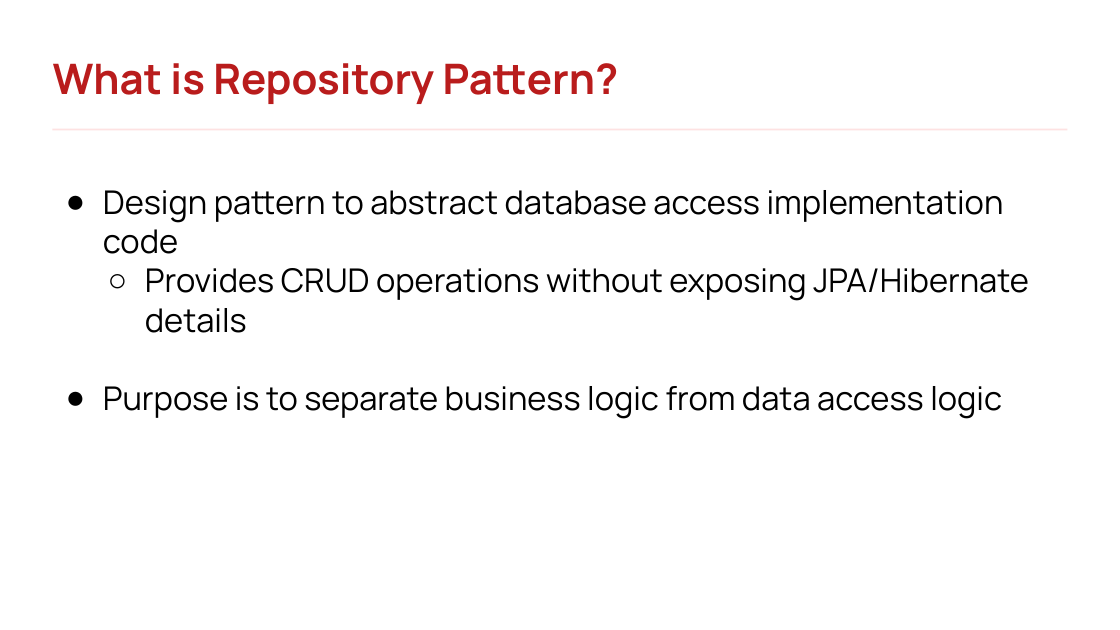
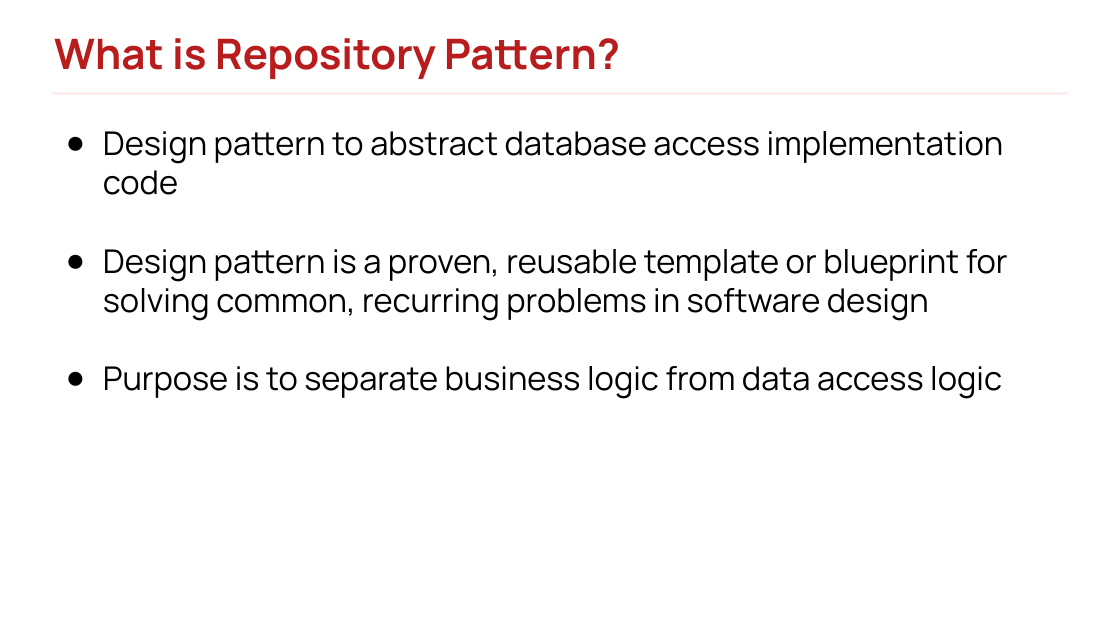
Before and after one commit to rlimosenero/rey-limosenero_java101, a slide deck: slide 156 of Java Persistence & Hibernate.pptx. Drawn at 1120x630 pixels with LibreOffice and Linux fonts; fonts in the diff are those of the drawing; background and template pictures are left out. Boxes give left, top, right and bottom in pixels: in the first picture for what was removed or moved away, otherwise in the second. Text is boxed around its words. In the diff, an @@ line names an element or a change of style, - is before the commit and + after.

Commit message:
add updated deck

```diff
--- a/Java Persistence & Hibernate.pptx
+++ b/Java Persistence & Hibernate.pptx
@@ text "What is Repository Pattern?": place and size @@
-text "What is Repository Pattern?" at [53, 63, 619, 104]
+text "What is Repository Pattern?" at [54, 38, 620, 79]
@@ rectangle: place and size @@
-rectangle at [52, 129, 1067, 130]
+rectangle at [52, 92, 1067, 94]
@@ text "Design pattern to abstract database ...": place and size @@
-text "Design pattern to abstract database ..." at [103, 190, 1029, 419]
+text "Design pattern to abstract database ..." at [103, 131, 1008, 399]
@@ text at [103, 249, 1008, 321]: text changed @@
-  ○ Provides CRUD operations without exposing JPA/Hibernate details
+● Design pattern is a proven, reusable template or blueprint for solving common, recurring problems in software design
```
Also in this commit, not shown: 3 other slides changed.
